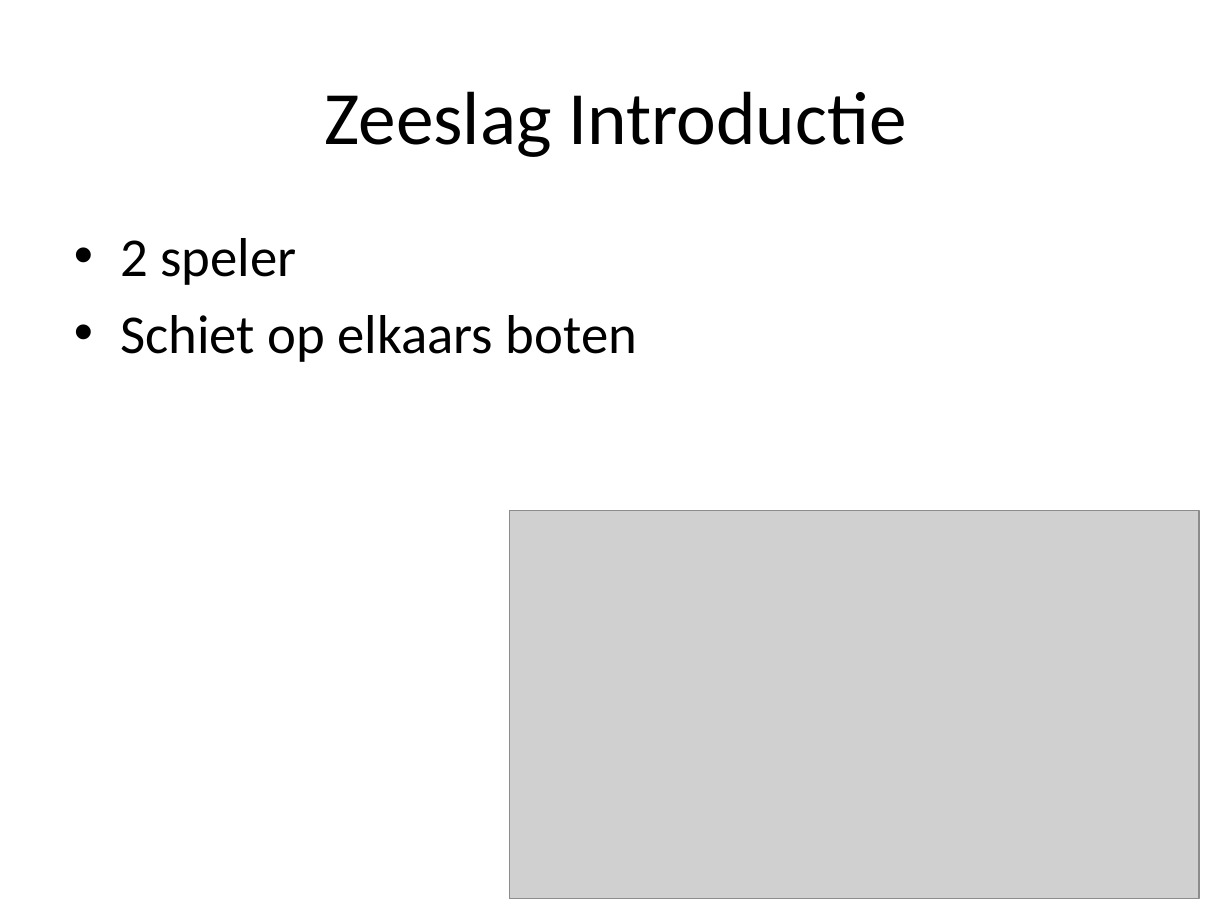
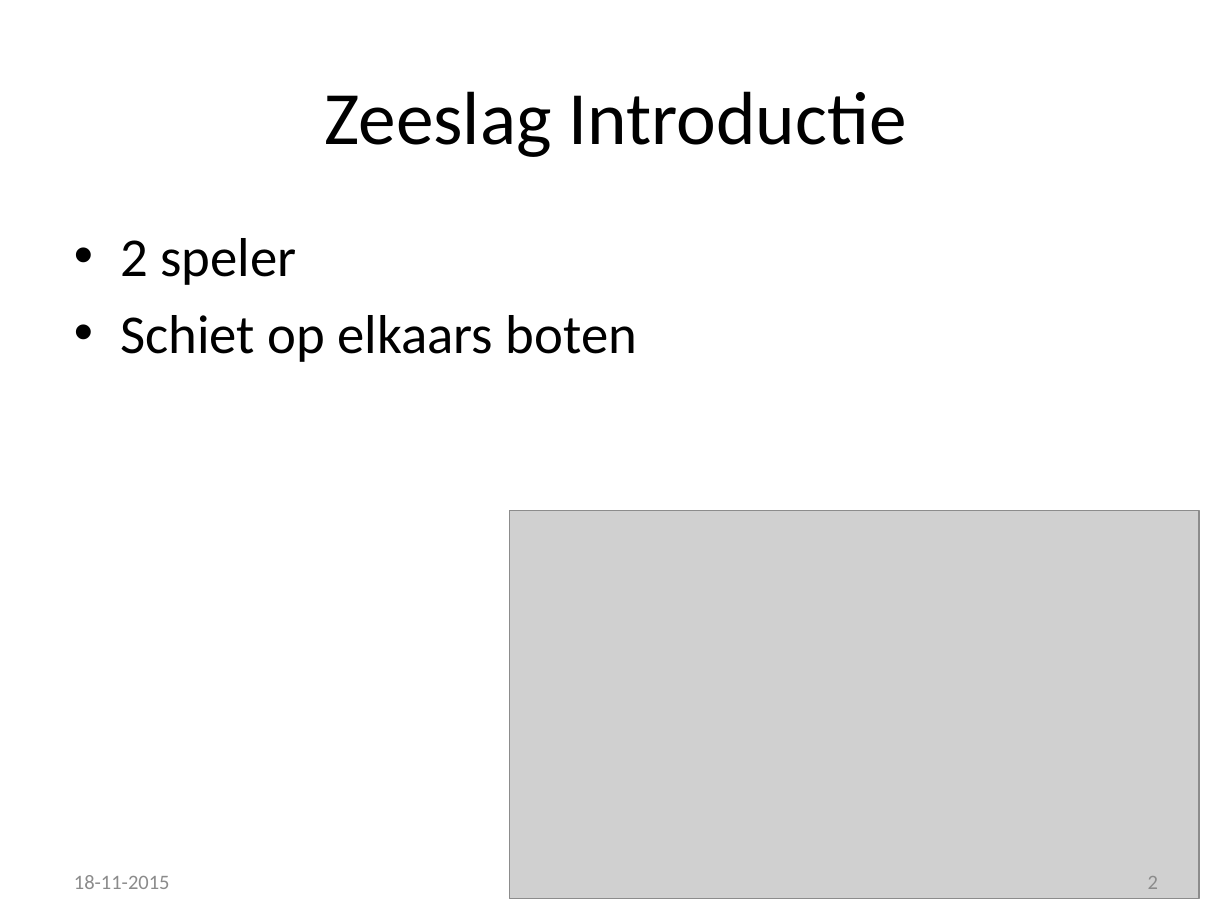
Before and after one commit to kevinrijs/ZeeSlagOnline, a slide deck: slide 2 of ZeeslagPresentatie.pptx. Drawn at 1232x924 pixels with LibreOffice and Linux fonts; fonts in the diff are those of the drawing; grey boxes stand for pictures. Boxes give left, top, right and bottom in pixels: in the first picture for what was removed or moved away, otherwise in the second. Text is boxed around its words. In the diff, an @@ line names an element or a change of style, - is before the commit and + after.

```diff
--- a/ZeeslagPresentatie.pptx
+++ b/ZeeslagPresentatie.pptx
@@ text added at [74,875,170,889], 12 pt, text #8C8C8C @@
+18-11-2015
@@ page number added at [1148,876,1158,889], 12 pt, text #8C8C8C @@
+2
```
Also in this commit, not shown: 11 other slides changed.
